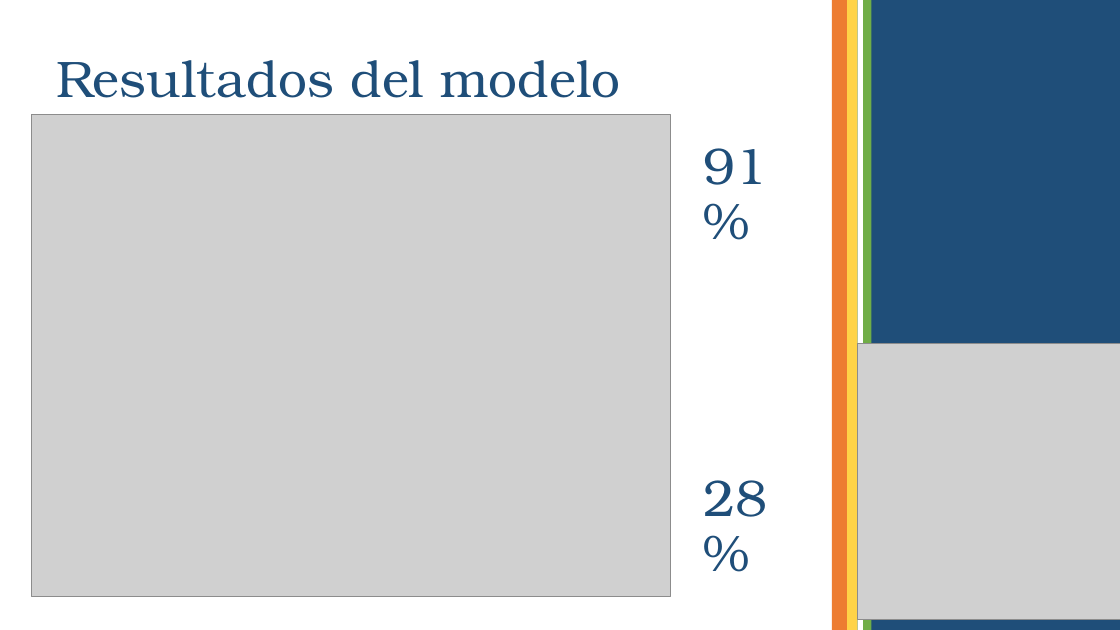
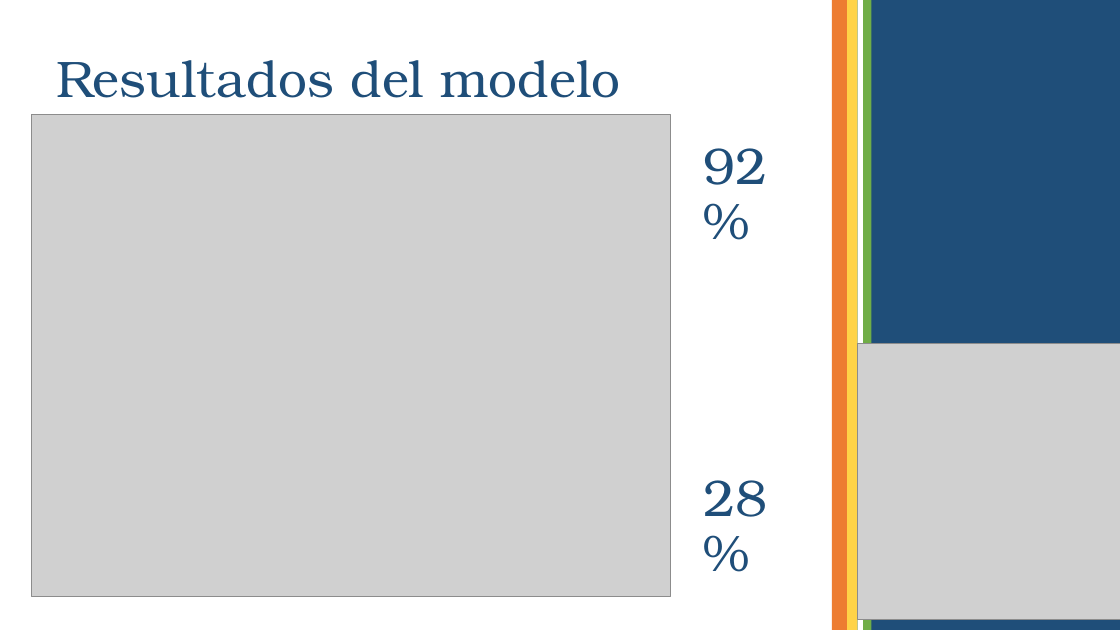
Before and after one commit to Jotade100/MusicCNN, a slide deck: slide 14 of Music Notation CNN.pptx. Drawn at 1120x630 pixels with LibreOffice and Linux fonts; fonts in the diff are those of the drawing; grey boxes stand for pictures. Boxes give left, top, right and bottom in pixels: in the first picture for what was removed or moved away, otherwise in the second. Text is boxed around its words. In the diff, an @@ line names an element or a change of style, - is before the commit and + after.

```diff
--- a/Music Notation CNN.pptx
+++ b/Music Notation CNN.pptx
@@ text at [703, 148, 767, 185]: text changed @@
-91%
+92%
```
Also in this commit, not shown: 2 other slides changed, 2 slides added, 3 other files.
